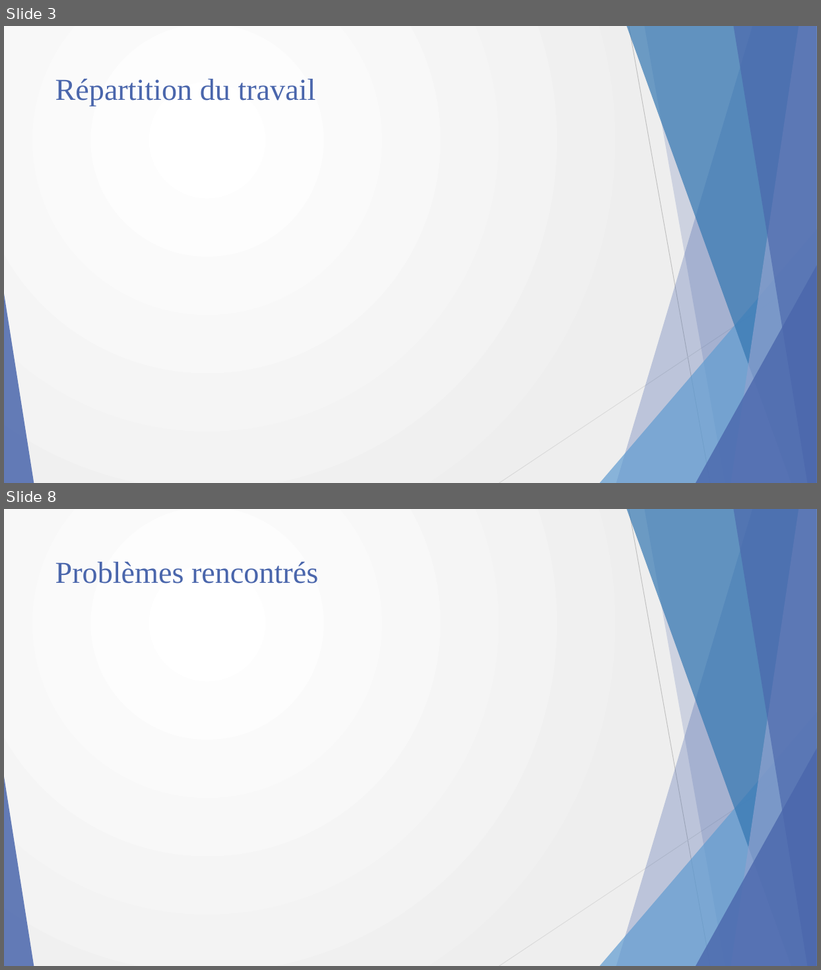
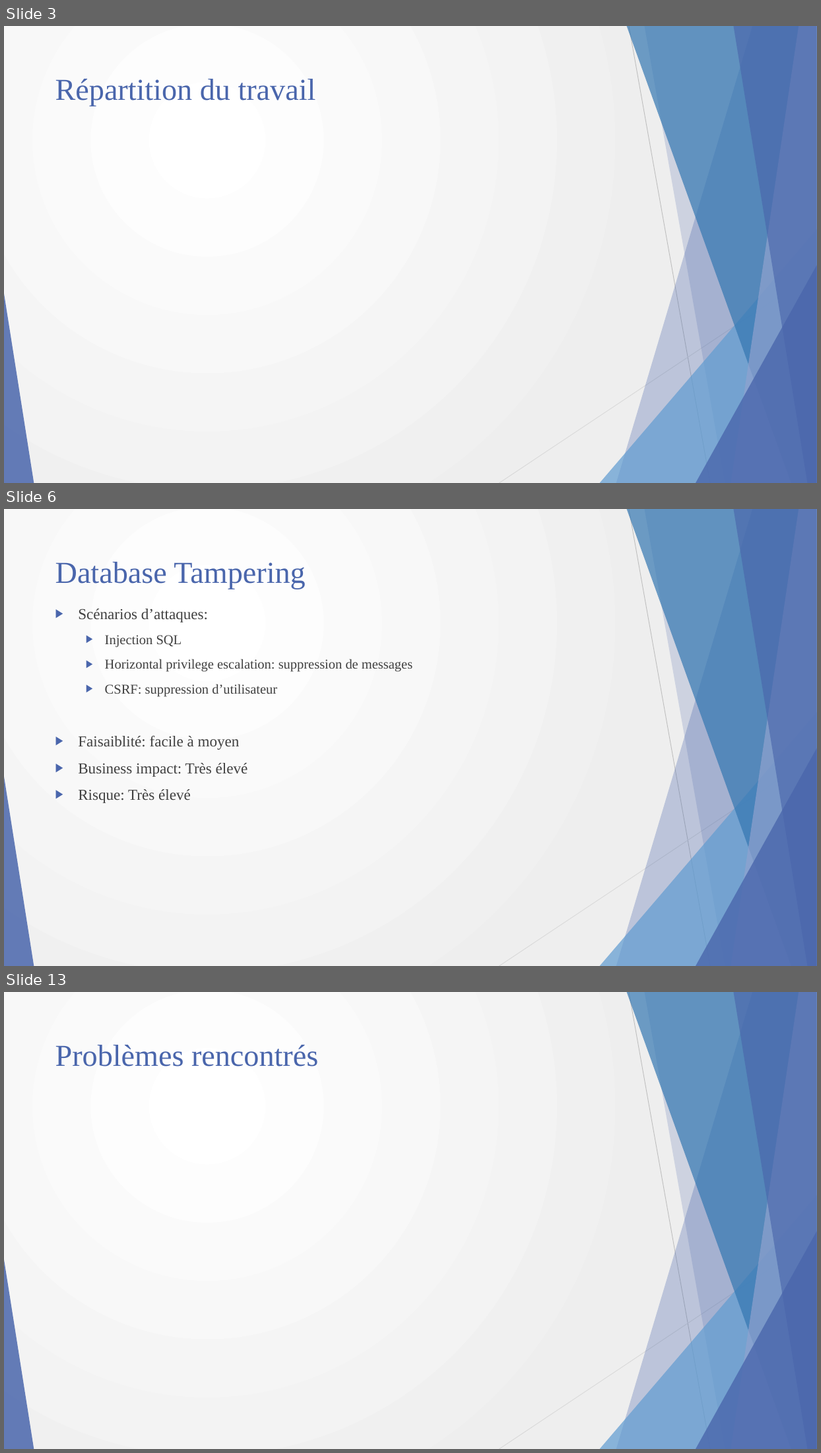
Before and after one commit to DDejviDD/STI-Project2, a slide deck: presentation.pptx. Shown one above the other, each under a label of ours: slides 3 and 8 before the commit, slides 3, 6 and 13 after it; the slides between them are not shown. The pictures are 821x970 and 821x1453 pixels, drawn with LibreOffice and Linux fonts; fonts in the diff are those of the drawing. Boxes give left, top, right and bottom in pixels: in the first picture for what was removed or moved away, otherwise in the second. Text is boxed around its words. In the diff, an @@ line names an element or a change of style, - is before the commit and + after.

```diff
--- a/presentation.pptx
+++ b/presentation.pptx
@@ slide 6 added at (x1=4, y1=509, x2=817, y2=966), background gradient #FFFFFF to #EEEEEE; not listed: 10 template elements that a slide beside it also shows @@
@@ title added at (x1=55, y1=562, x2=305, y2=589), 36 pt, text #4A66AC @@
+Database Tampering
@@ text added at (x1=78, y1=609, x2=413, y2=803), 16 pt, text #404040 @@
+▶ Scénarios d’attaques:
+  ▶ Injection SQL
+  ▶ Horizontal privilege escalation: suppression de messages
+  ▶ CSRF: suppression d’utilisateur
+▶ Faisaiblité: facile à moyen
+▶ Business impact: Très élevé
+▶ Risque: Très élevé
@@ what was slide 8 is now slide 13 @@
```
Also in this commit, not shown: 3 slides changed, 5 other slides added, 1 slide removed, 1 other file.
